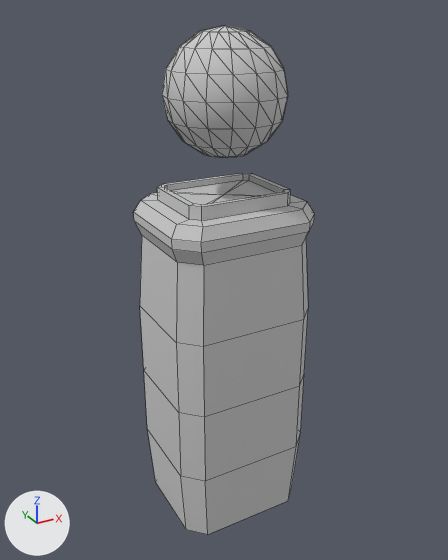
An edit to the FBX model Assets/Resource/FBX/building/obj_bbuilding002.FBX, drawn before and after from the same camera.
Before and after are seen from a 50 mm camera at (295.0, -290.0, 295.0) aimed at (455.0, 2.0, 150.0). Lighting does not change. The marker at lower left points along +X, +Y and +Z. Mesh edges are drawn as thin lines. Where no turn or scale is listed for an object, it has been applied to the vertices.

The scene before the commit, as lines of its bpy script (objects in view):
```python
me_mesh = bpy.data.meshes.new('Mesh')
me_mesh.from_pydata(...)  # 97 vertices, 96 faces; spans x -43.0..43.0, y -36.0..36.0, z -103.0..103.0
me_mesh.materials.append(mat_material__0)  # light grey #cacaca
me_mesh_001 = bpy.data.meshes.new('Mesh.001')
me_mesh_001.from_pydata(...)  # a UV sphere (16 segments, 8 rings, poles along z) spanning x -32.2..32.2, y -32.2..32.2, z -32.2..32.2
me_mesh_001.materials.append(mat_material__0)  # light grey #cacaca
ob_box003 = bpy.data.objects.new('Box003', me_mesh)
ob_box003.location = (453.6, -0.5, 102.6)
ob_sphere001 = bpy.data.objects.new('Sphere001', me_mesh_001)
ob_sphere001.location = (453.2, -3.1, 255.1)
```
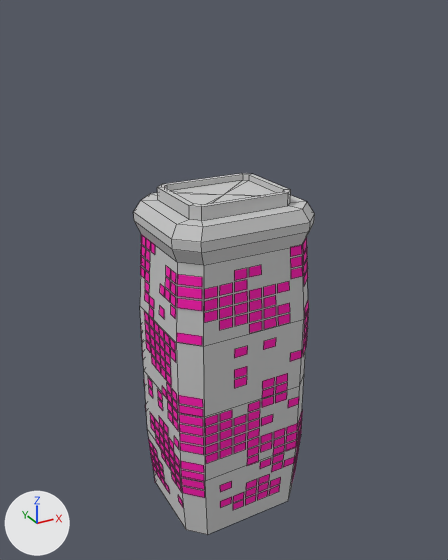
The newer file is also turned or shifted as a whole; pictures and numbers use the older file's frame.

The edits, one by one:
Material 'Material #1' (mat_material__1) is new.
Its base color is (1.0, 0.0, 0.447) (pink #ff00b2).
Its roughness is 0.859.
Mesh me_mesh_001_1 is new.
It has 1732 vertices, 433 faces and spans x -43.0..43.0, y -36.0..36.0, z -89.0..89.0.
It uses material mat_material__1 (pink #ff00b2).
Object 'Sphere001' (ob_sphere001) is deleted.
Object 'Object006' (ob_object006) is new; it shows me_mesh_001_1.
Its location is (453.6, -0.5, 88.9).

Location of each change, (x1, y1, x2, y2) in pixels of the pictures (448 x 560 px):
'Object006', added (pink)
    after: (140, 234, 309, 510)
'Sphere001', deleted
    before: (162, 25, 288, 158)
